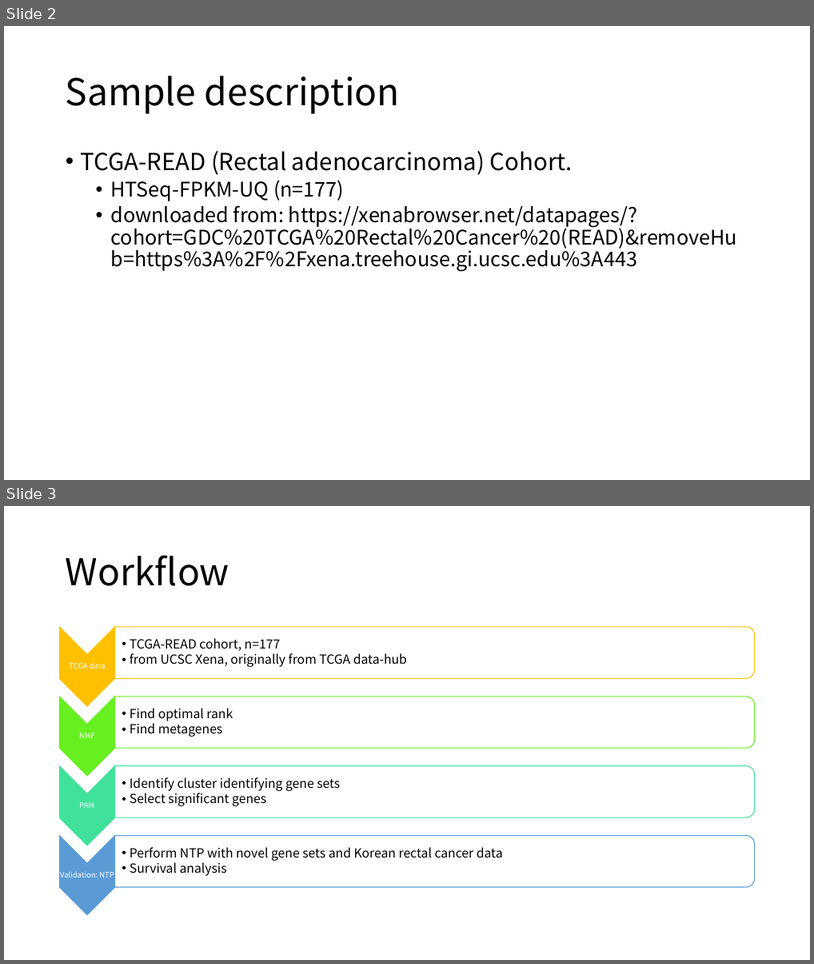
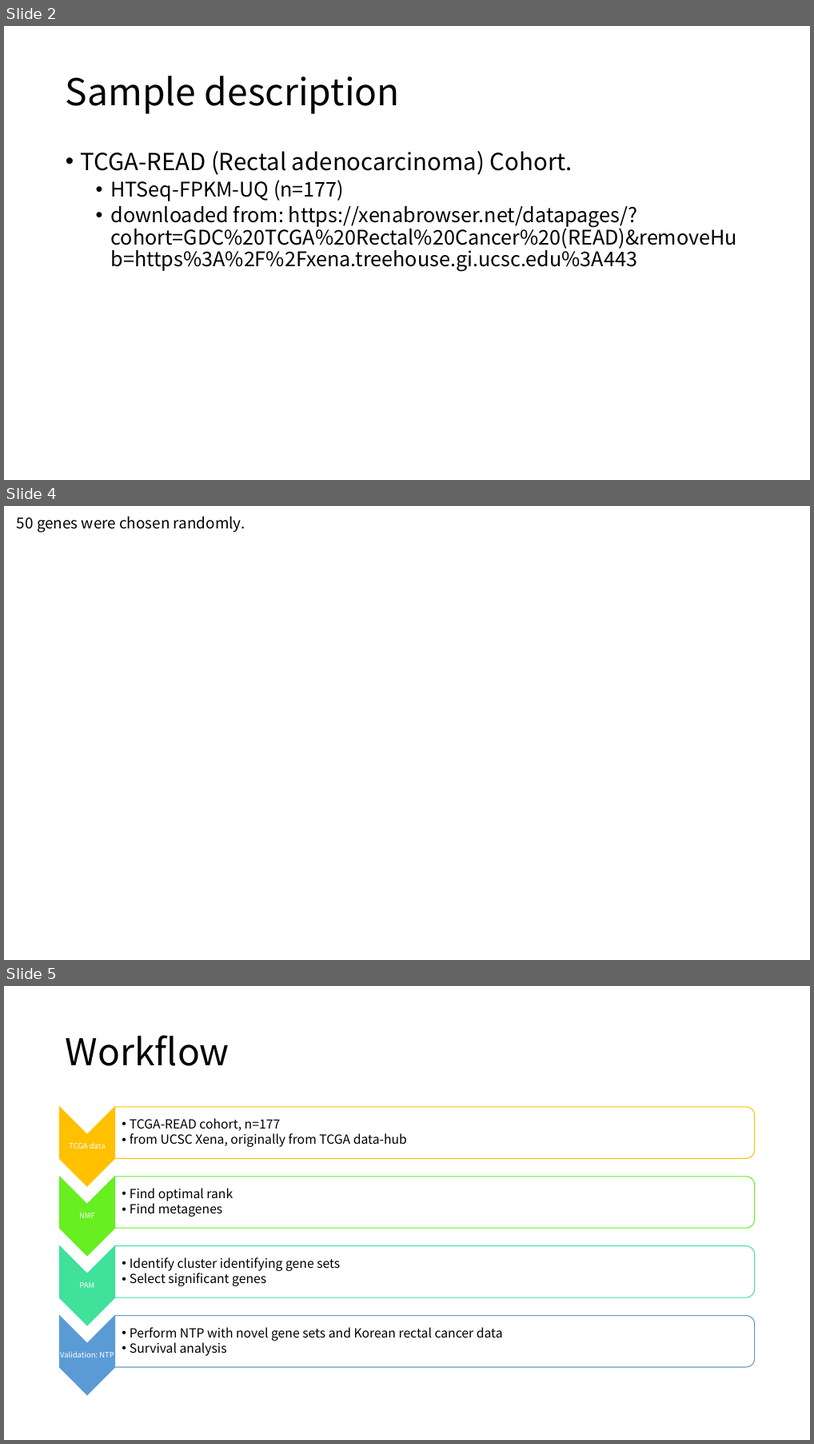
Before and after one commit to leeym950/NMF_Rectal_Cancer, a slide deck: Rectal_cancer_classification.pptx. Shown one above the other, each under a label of ours: slides 2 and 3 before the commit, slides 2, 4 and 5 after it; the slides between them are not shown. The pictures are 814x964 and 814x1444 pixels, drawn with LibreOffice and Linux fonts; fonts in the diff are those of the drawing; background and template pictures are left out. Boxes give left, top, right and bottom in pixels: in the first picture for what was removed or moved away, otherwise in the second. Text is boxed around its words. In the diff, an @@ line names an element or a change of style, - is before the commit and + after.

```diff
--- a/Rectal_cancer_classification.pptx
+++ b/Rectal_cancer_classification.pptx
@@ slide 4 added at [4, 506, 810, 960], background picture (left out) @@
@@ text added at [17, 516, 245, 532], 18 pt, text #000000 @@
+50 genes were chosen randomly.
@@ what was slide 3 is now slide 5 @@
```
Also in this commit, not shown: 1 other slide added.
